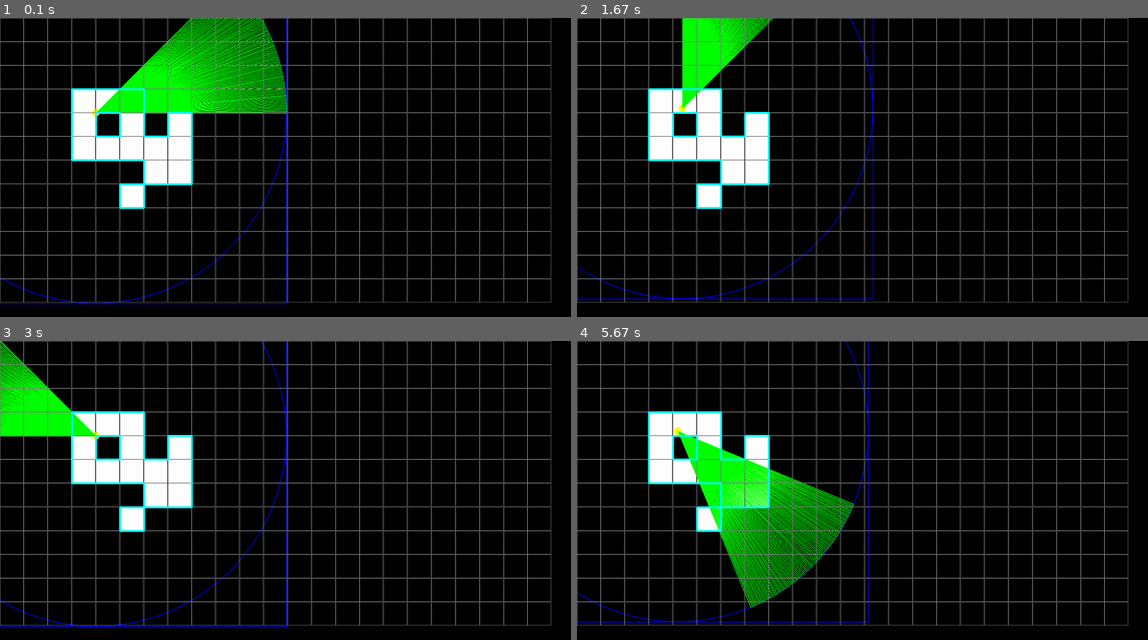
Above: before the commit, frames 1-4 (two rows, left to right).
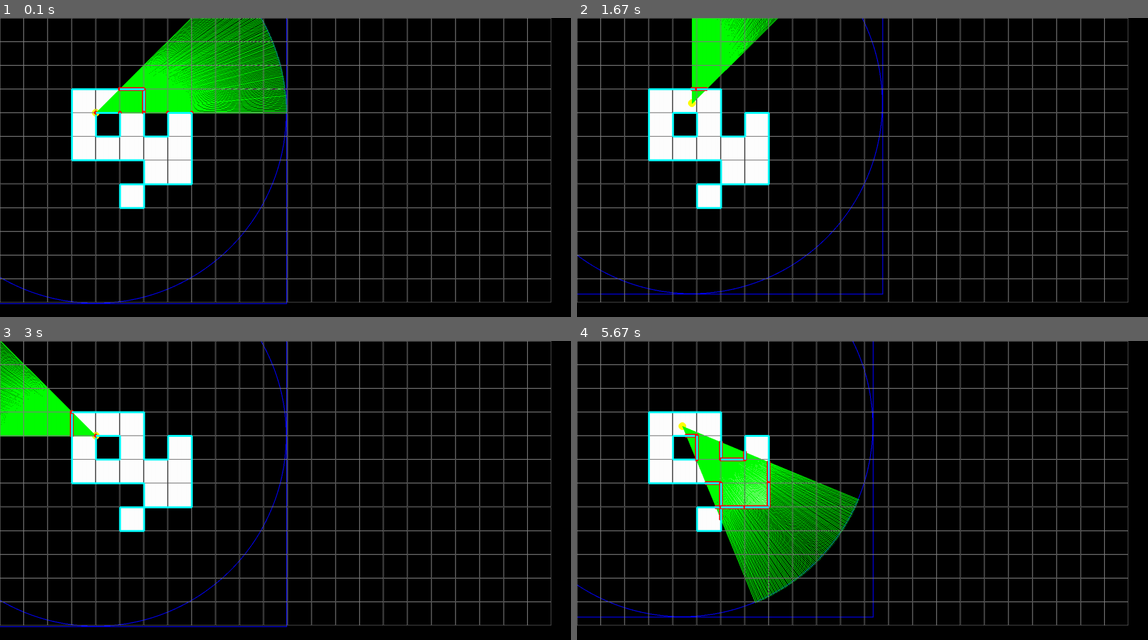
Above: after the commit, the same moments.

Repository: 0dminnimda/ray_cast
Game: pygame game, started from ray_cast.py
Same seed, same stepped clock (60 frames per second), same inputs: the game is played once before the commit and once after it.
Inputs:
- Up to frame 1 (0.1 s): no input
- Up to frame 2 (1.67 s): hold D 0.33-0.8 s; hold W 0.83-1.13 s; tap Z at 0.9, 1.23, 1.53 s; tap X at 0.98 s; hold D 1.17-1.63 s
- Up to frame 3 (3 s): hold A 1.67-2.2 s; tap Z at 1.73, 2.03, 2.3, 2.63, 2.93 s; hold S 2.23-2.53 s; tap X at 2.38 s; hold A 2.57-2.97 s
- Up to frame 4 (5.67 s): hold W 3-3.37 s; tap Z at 3.07, 3.47, 3.77, 4.13, 4.53, 4.83, 5.03, 5.33, 5.53 s; hold D 3.4-4.03 s; tap X at 3.55, 5.12 s; hold S 4.07-4.43 s; hold A 4.47-4.93 s; hold D 4.97-5.43 s; hold W from 5.47 s (still down)

The runs differ from the first frame. In frame 1, 0.1% of the frame differs, in the area x 16-34%, y 22-33%; in frame 2, 2.7%; in frame 3, less than 0.1%; in frame 4, 7.6%, in the area x 0-52%, y 0-95%.

Commit message:
Update ray_cast.py

Diff:
--- a/ray_cast.py
+++ b/ray_cast.py
@@ -23,7 +23,7 @@
     for t in range(num):
         po = trans(0, 0, r, ang-t/(num-1)*view*pi)
         pd.line("green", (x, y), (po[0]+x, po[1]+y), 2)
-        pts.append(po)
+        pts.append([(x, y), (po[0]+x, po[1]+y)])
     return pts
 
 def intersection(p1, p2, p3, p4):
@@ -34,13 +34,20 @@
 
     det = (x1-x2)*(y3-y4)-(y1-y2)*(x3-x4)
 
-    t = ((x1-x3)*(y3-y4)-(y1-y3)*(x3-x4))/det
-    u = -((x1-x2)*(y3-y3)-(y1-y2)*(x3-x4))/det
+    if det != 0:
+        t = ((x1-x3)*(y3-y4)-(y1-y3)*(x3-x4))/det
+        u = -((x1-x2)*(y1-y3)-(y1-y2)*(x1-x3))/det
 
-    if 0 <= t <= 1 and 0 <= u <= 1:
-        px = x1+t*(x2-x1)
-        py = y1+t*(y2-y1)
-        return [px, py]
+        if 0 <= t <= 1 and 0 <= u <= 1:
+            px = x1+t*(x2-x1)
+            py = y1+t*(y2-y1)
+            """ or this:
+            px = x3+u*(x4-x3)
+            py = y3+u*(y4-y3)
+            """
+            return [px, py]
+        else:
+            return False
     else:
         return False
 
@@ -67,17 +74,19 @@
                 pass#pd.rect("red", [p1, p2, fx, fy], 3)
             pd.rect("graY", [p1, p2, fx, fy], 1)
             if arr[i][j] == 1:
+                if arr[i+1][j] != 1:
+                    lines += [[(p3, p4), (p3, p2)]]
                 if arr[i-1][j] != 1:
                     lines += [[(p1, p2), (p1, p4)]]
                 if arr[i][j+1] != 1:
-                    lines += [[(p1, p4), (p3, p4)],]
-                if arr[i+1][j] != 1:
-                    lines += [[(p3, p4), (p3, p2)],]
+                    lines += [[(p1, p4), (p3, p4)]]
                 if arr[i][j-1] != 1:
                     lines += [[(p3, p2), (p1, p2)]]
-                #intr = intersection((p1, p2), (p1, p4), pos, pts[0])
-                #if intr != False:
     for lin in lines:
+        for pt in pts:
+            intr = intersection(lin[0], lin[1], pt[0], pt[1])
+            if intr != False:
+                pd.circ("red", intr, 5)
         pd.line("lblue", lin[0], lin[1], 5)
 
 class cha():
@@ -123,7 +132,7 @@
 
 msz = map.shape
 sx, sy = 0, 0
-st = 0.2
+st = 0.4
 run = True
 grids[sx:sx+msz[1], sy:sy+msz[0]] = np.rot90(map)[::-1]
 #run = pd.pau()
